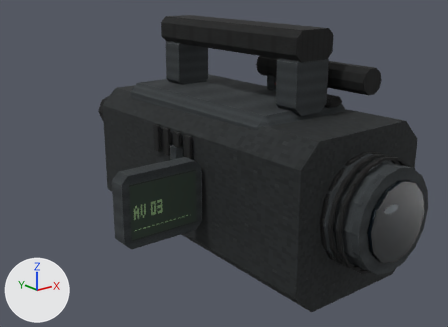
The glTF model assets/runtime/models/blender_video_camera_3.glb as it was, and as the next commit left it.
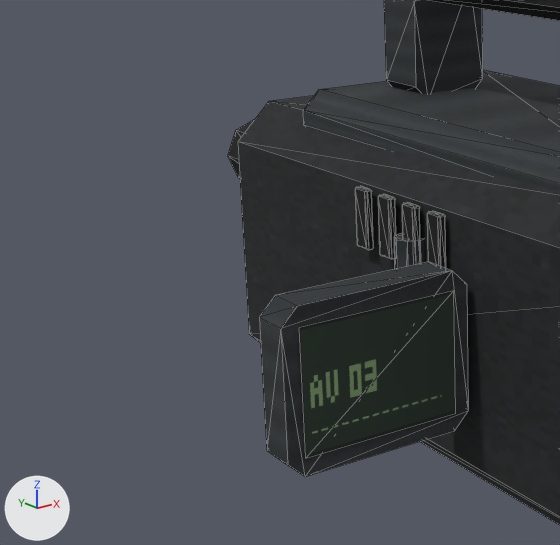
Each version is shown whole from a 50 mm lens placed at (-0.224, -0.254, 0.154), pointed at (-0.014, 0.008, 0.049), then close up on the part from 0% to 54% of the width and 13% to 85% of the height. The lights are fixed; the arrows at lower left show +X, +Y and +Z. The first two pictures are the older version. The close-ups show mesh edges as thin lines. Vertices at exactly the same position are counted once.

The first close-up shows 'blender_video_camera_3'.
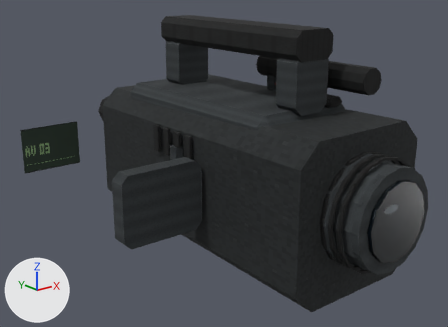
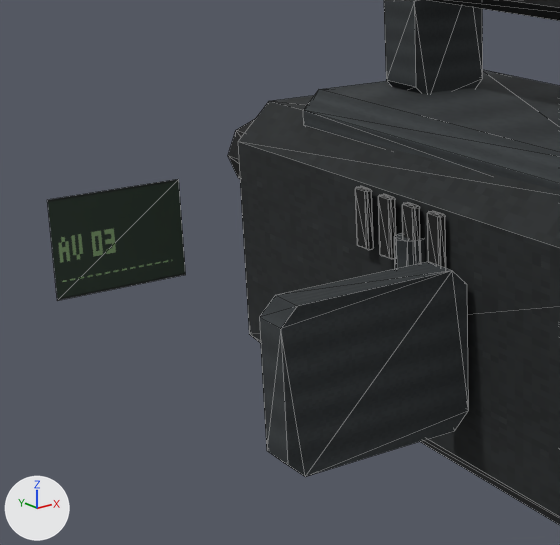
Location of each change, (x1, y1, x2, y2) in pixels of the close-ups (560 x 545 px; the box of a moved part takes in the faces that stretch with it):
'blender_video_camera_3', reshaped
    before: (228, 0, 560, 525)
    after: (47, 0, 560, 525)
part 1 of me_camcorder_integrated_chassis_002, moved or reshaped
    before: (299, 291, 456, 458)
    after: (47, 179, 186, 300)

The change, as a diff of the scene's bpy script:
```diff
--- a/assets/runtime/models/blender_video_camera_3.glb.py
+++ b/assets/runtime/models/blender_video_camera_3.glb.py
@@ me_camcorder_integrated_chassis_002 @@
 # used by ob_blender_video_camera_3; location = (0.0, 0.0, 0.0)
-me_camcorder_integrated_chassis_002.from_pydata(...)  # 708 vertices, 1316 faces; spans x -0.089..0.064, y -0.101..0.12, z 0.0..0.126
+me_camcorder_integrated_chassis_002.from_pydata(...)  # 708 vertices, 1316 faces; spans x -0.089..0.064, y -0.101..0.126, z 0.0..0.126
+# me_camcorder_integrated_chassis_002 part 1: the loose piece of 4 vertices spanning x -0.085..-0.046, y -0.009, z 0.027..0.056 is moved by (0.0, 0.135, 0.0)
 me_camcorder_integrated_chassis_002.materials.append(mat_rebuild_charcoal_chassis)
```
